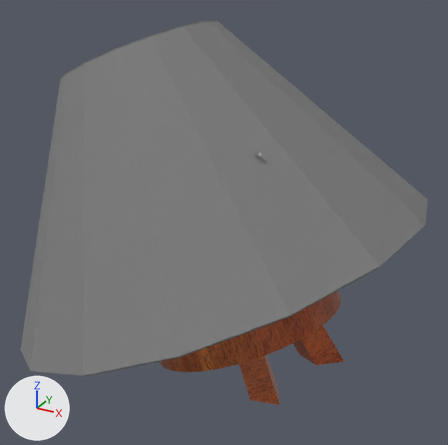
The Blender file props/Scene3_IncrustationLampeJojo/vision.blend, before and after one commit.
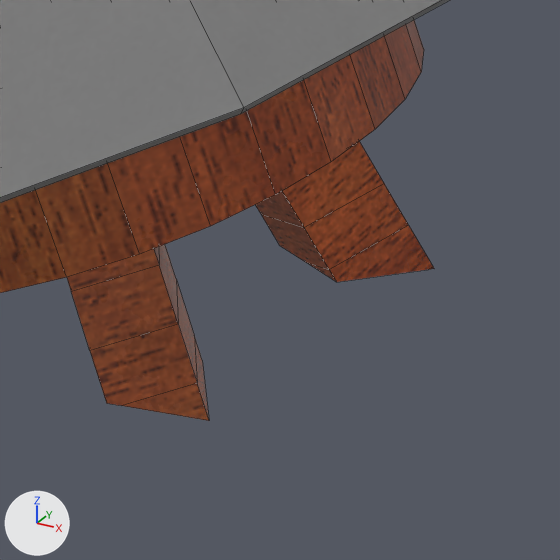
There are two pictures of each version: one whole from a 50 mm lens placed at (9.871, -0.844, 0.575), pointed at (9.606, -0.361, 0.334), one close up on the part from 49% to 85% of the width and 64% to 100% of the height. The lights are fixed; the arrows at lower left show +X, +Y and +Z. The close-ups show mesh edges as thin lines.
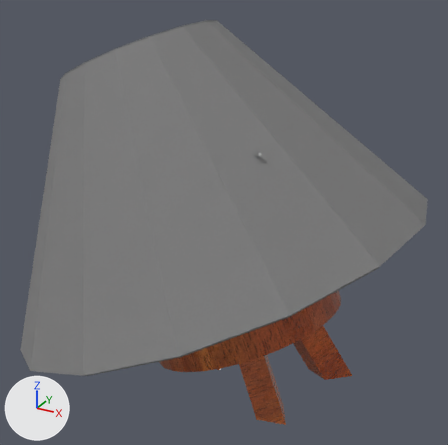
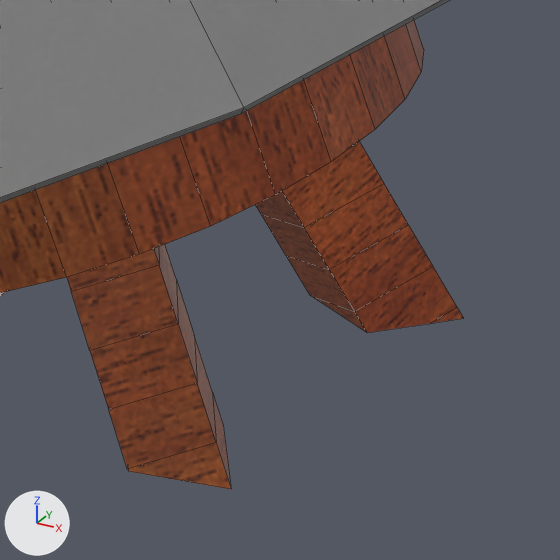
ob_petitplan is not drawn itself; it is used by a modifier of ob_cube_001, ob_cube_002, ob_cube_003.

Diff of the bpy script that builds the scene:
```diff
--- a/props/Scene3_IncrustationLampeJojo/vision.blend.py
+++ b/props/Scene3_IncrustationLampeJojo/vision.blend.py
@@ ob_petitplan @@
 ob_petitplan = bpy.data.objects.new('petitplan', me_plane)
-ob_petitplan.location = (10.29, -0.488, -0.472)
+ob_petitplan.location = (10.29, -0.488, -0.488)
 ob_petitplan.rotation_euler = (-1.533, 1.383, -1.601)  # degrees (-88, 79, -92)
```

What differs and where, as boxes [x1, y1, x2, y2] in the close-ups (560 x 560 px):
'Cube.001', reshaped
    before: [67, 244, 209, 421]
    after: [67, 244, 231, 489]
'Cube.002', reshaped
    before: [256, 142, 434, 282]
    after: [256, 142, 463, 333]
